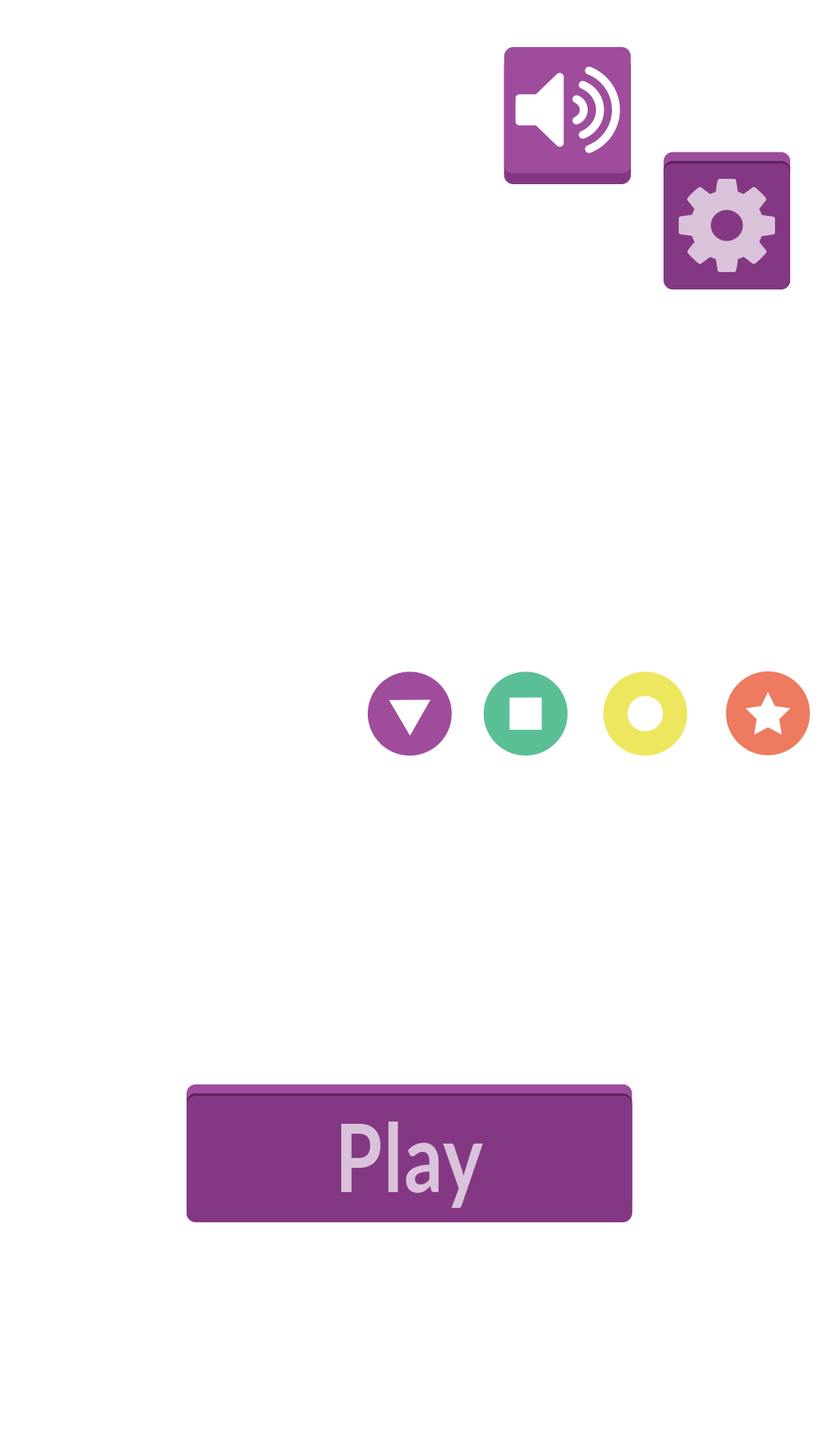
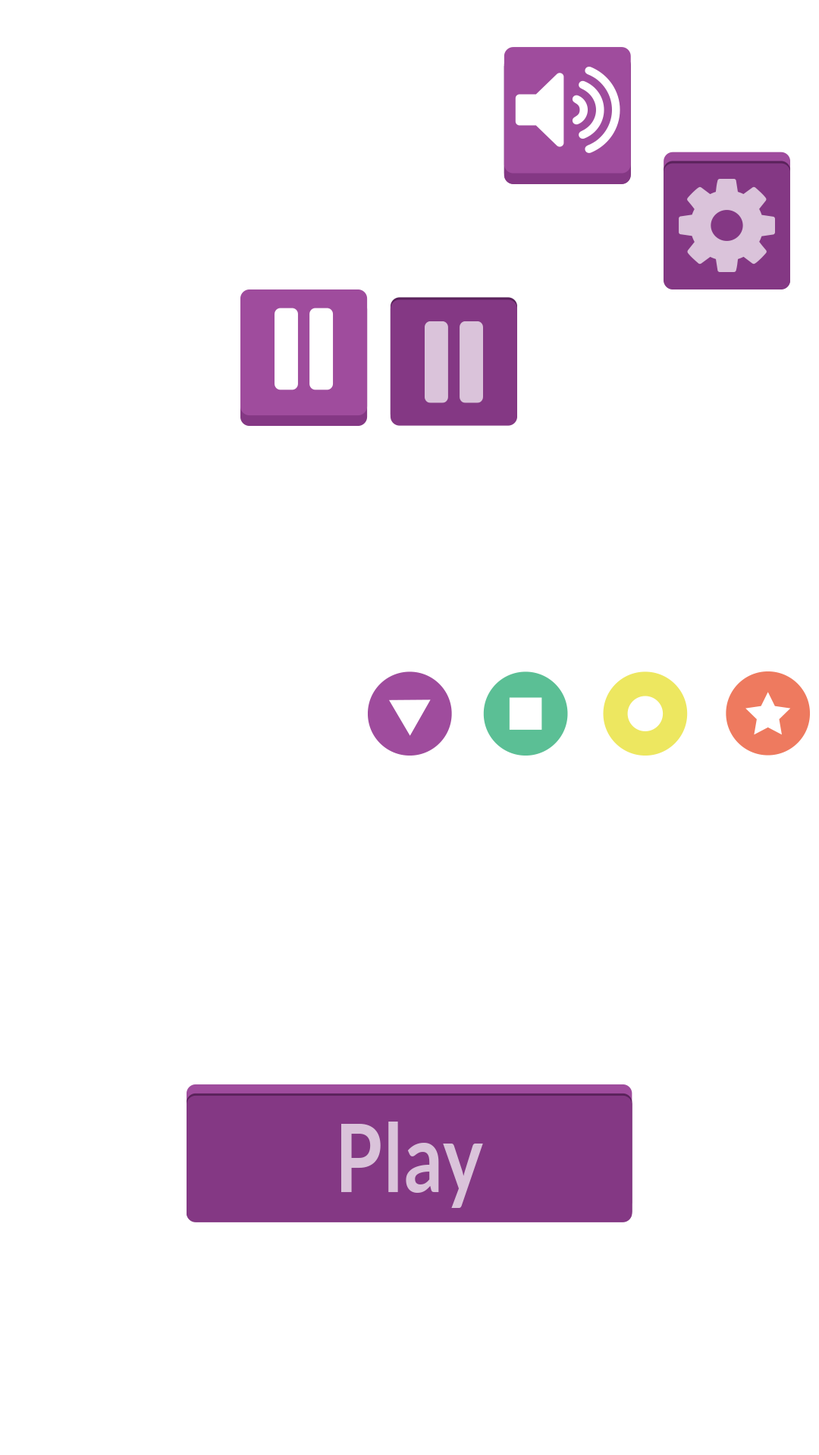
The second w=819, h=1455 image is a revision of the first. Changes to its layers:
added layer "Layer 8" above "Vector Smart Object" over [389, 297, 517, 426]
added layer "Vector Smart Object" (1st of 5) above "Layer 4" over [240, 289, 368, 426]
